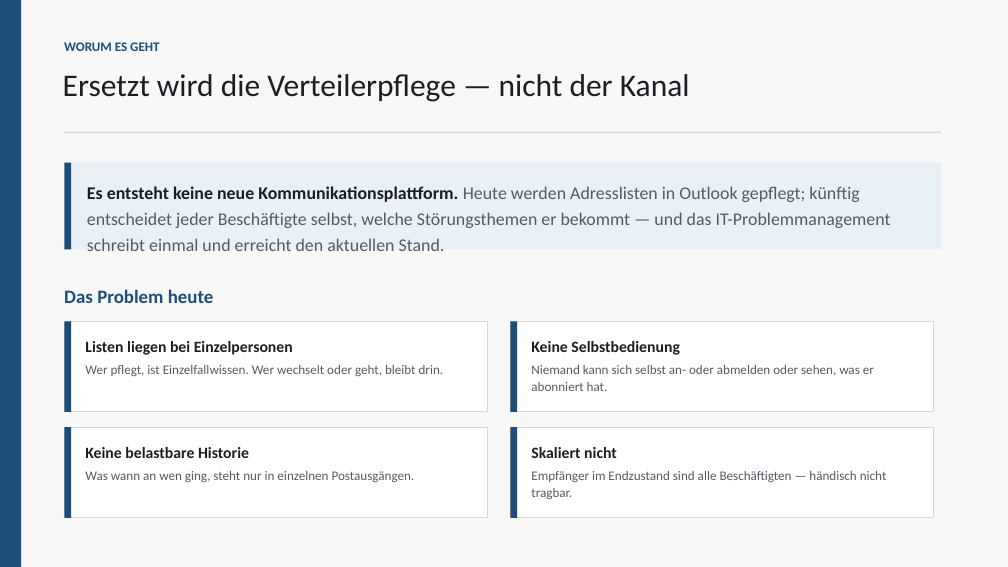
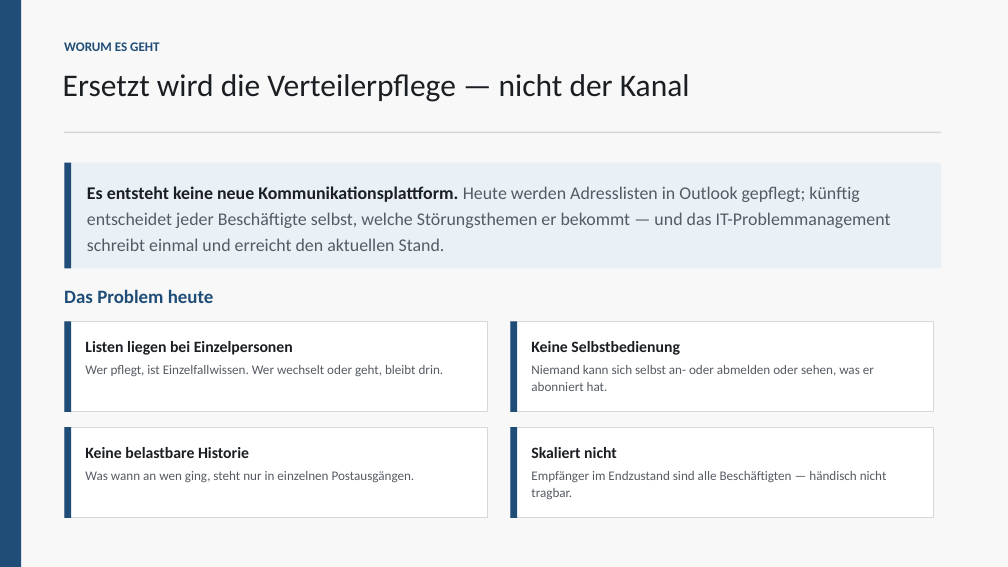
Before and after one commit to NeoAsylum/kundeninfo_newsletter, a slide deck: slide 2 of docs/governance/Stoerungsinfos-BlueZone.pptx. Drawn at 1008x567 pixels with LibreOffice and Linux fonts; fonts in the diff are those of the drawing. Boxes give left, top, right and bottom in pixels: in the first picture for what was removed or moved away, otherwise in the second. Text is boxed around its words. In the diff, an @@ line names an element or a change of style, - is before the commit and + after.

```diff
--- a/docs/governance/Stoerungsinfos-BlueZone.pptx
+++ b/docs/governance/Stoerungsinfos-BlueZone.pptx
@@ rectangle: place and size @@
-rectangle at (64,163,941,250)
+rectangle at (64,163,941,268)
@@ rectangle: place and size @@
-rectangle at (64,163,71,250)
+rectangle at (64,163,71,268)
```
Also in this commit, not shown: 7 other slides changed, 6 other files.
